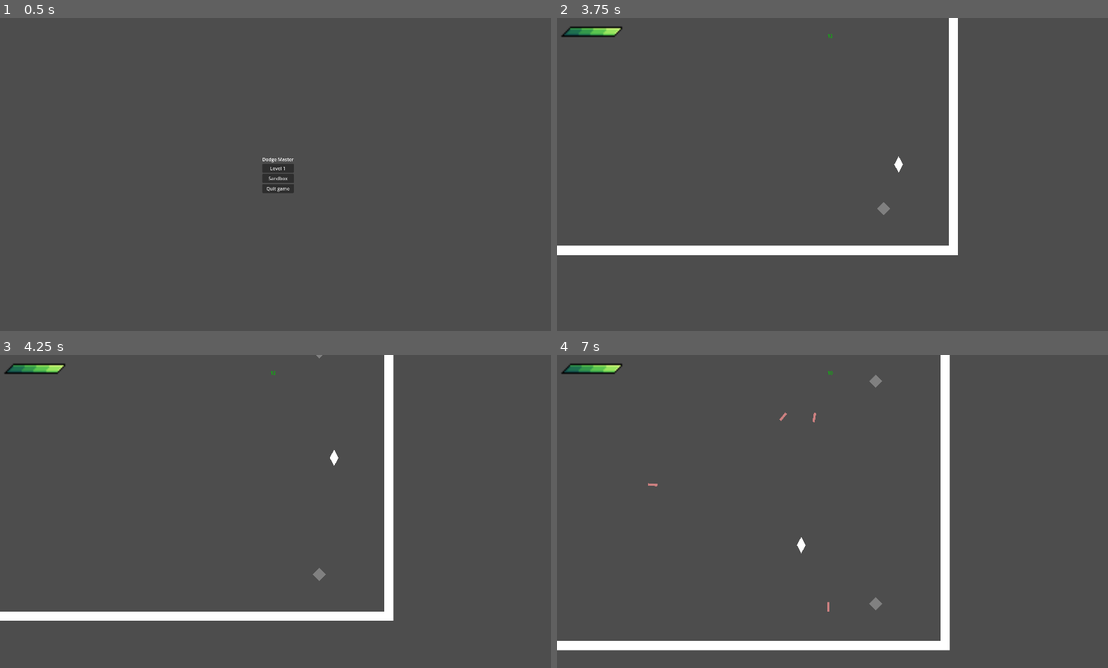
Above: before the commit, frames 1-4 (two rows, left to right).
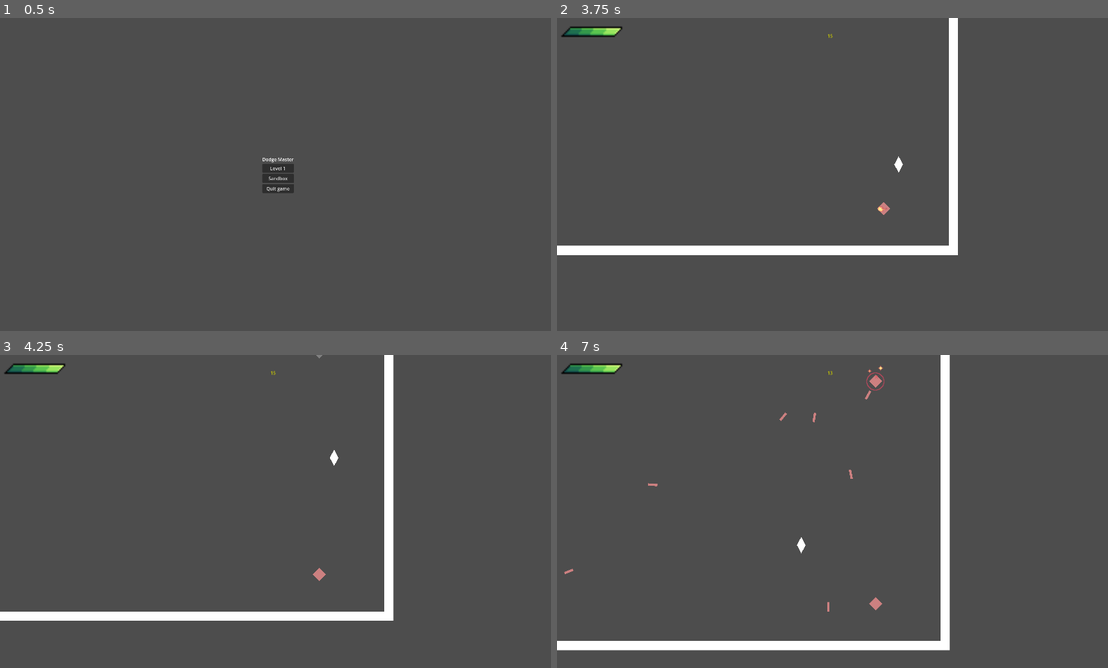
Above: after the commit, the same moments.

Repository: SytonK/DodgeMaster
Game: Godot game, scene res://src/UI/menus/main menu/main_menu.tscn
Same seed, same stepped clock (60 frames per second), same inputs: the game is played once before the commit and once after it.
Inputs:
- Up to frame 1 (0.5 s): no input
- Up to frame 2 (3.75 s): click "Level 1" at 0.5 s; tap Enter at 1.25 s; hold Right (move_right) 1.28-2.03 s; hold Down (move_down) 2.03-2.78 s; hold Right (move_right) 2.78-3.53 s; hold Up (move_up) from 3.53 s (still down)
- Up to frame 3 (4.25 s): keep holding Up (move_up)
- Up to frame 4 (7 s): release Up (move_up) at 4.28 s; hold Left (move_left) 4.28-5.75 s; tap P (pause) at 4.9 s; click "Resume" at 5.75 s; tap Space at 6.5 s; hold Down (move_down) from 6.53 s (still down)

Frame 1 is identical in both runs. In frame 2, less than 0.1% of the frame differs, in the area x 49-61%, y 5-63%; in frame 3, less than 0.1%; in frame 4, 0.2%, in the area x 1-60%, y 3-82%.

Commit message:
fire bullet from tower sound

Diff:
--- a/src/UI/menus/pause menu/pause_menu.gd
+++ b/src/UI/menus/pause menu/pause_menu.gd
@@ -6,7 +6,6 @@
 
 func _input(event: InputEvent) -> void:
 	if event.is_action_pressed("pause"):
-		print('pause')
 		_toggle_pause()
 
 func _toggle_pause() -> void:
--- a/src/enemies/towers/target player tower/target_player_tower.gd
+++ b/src/enemies/towers/target player tower/target_player_tower.gd
@@ -16,6 +16,7 @@
 @export var max_distance_from_axis: float
 
 @onready var audio_stream_player: AudioStreamPlayer = $AudioStreamPlayer
+@onready var bullet_audio_player_2d: AudioStreamPlayer2D = $BulletAudioPlayer2D
 
 @onready var animation_player: AnimationPlayer = $AnimationPlayer
 
@@ -34,6 +35,7 @@
 		0.8 - projectile.speed * SHOOT_COLOR_MODDLATE_FACTOR)
 	projectile.max_distance_from_axis = max_distance_from_axis
 	animation_player.play('fire_bullet')
+	bullet_audio_player_2d.play()
 
 
 func _on_set_disable(new_val: bool) -> void:
--- a/src/enemies/towers/target player tower/target_player_tower.tscn
+++ b/src/enemies/towers/target player tower/target_player_tower.tscn
@@ -1,10 +1,11 @@
-[gd_scene load_steps=13 format=3 uid="uid://544n3vs8058"]
+[gd_scene load_steps=14 format=3 uid="uid://544n3vs8058"]
 
 [ext_resource type="Script" path="res://src/enemies/towers/target player tower/target_player_tower.gd" id="1_t2tts"]
 [ext_resource type="Texture2D" uid="uid://brd8dhlk8hmk1" path="res://assets/testing/White spuer 32 x 32.png" id="1_ugtno"]
 [ext_resource type="Script" path="res://src/components/spawner/spawner.gd" id="2_mth17"]
 [ext_resource type="PackedScene" uid="uid://4nwv51twnheo" path="res://src/enemies attacks/projectiels/projectile.tscn" id="3_w3phn"]
 [ext_resource type="AudioStream" uid="uid://c27uq2oqxxumq" path="res://assets/sounds/sound effects/assemble.mp3" id="5_6yykq"]
+[ext_resource type="AudioStream" uid="uid://hf7hn1vql4d" path="res://assets/sounds/sound effects/bullet.wav" id="6_fu6vr"]
 [ext_resource type="Texture2D" uid="uid://boaacnc3i3se5" path="res://assets/effects/build_tower_effect.png" id="6_vkqqo"]
 [ext_resource type="Texture2D" uid="uid://bkdg7i21gdt01" path="res://assets/effects/on_fire_animation.png" id="7_mb3p0"]
 
@@ -218,6 +219,10 @@
 [node name="AudioStreamPlayer" type="AudioStreamPlayer" parent="."]
 stream = ExtResource("5_6yykq")
 
+[node name="BulletAudioPlayer2D" type="AudioStreamPlayer2D" parent="."]
+stream = ExtResource("6_fu6vr")
+attenuation = 3.0
+
 [node name="EffectSprite" type="Sprite2D" parent="."]
 visible = false
 scale = Vector2(2, 2)
--- a/src/levels/level 1/level_1.tscn
+++ b/src/levels/level 1/level_1.tscn
@@ -8,7 +8,7 @@
 
 [node name="Level1" type="Node2D"]
 script = ExtResource("1_bmfno")
-level_times = Array[int]([15, 15, 20])
+level_times = Array[int]([2, 15, 20])
 
 [node name="TileMap" type="TileMap" parent="."]
 tile_set = ExtResource("2_2485q")
Not shown, added: assets/sounds/sound effects/bullet.wav.import
Not shown, added: assets/sounds/sound effects/bullet.wav
